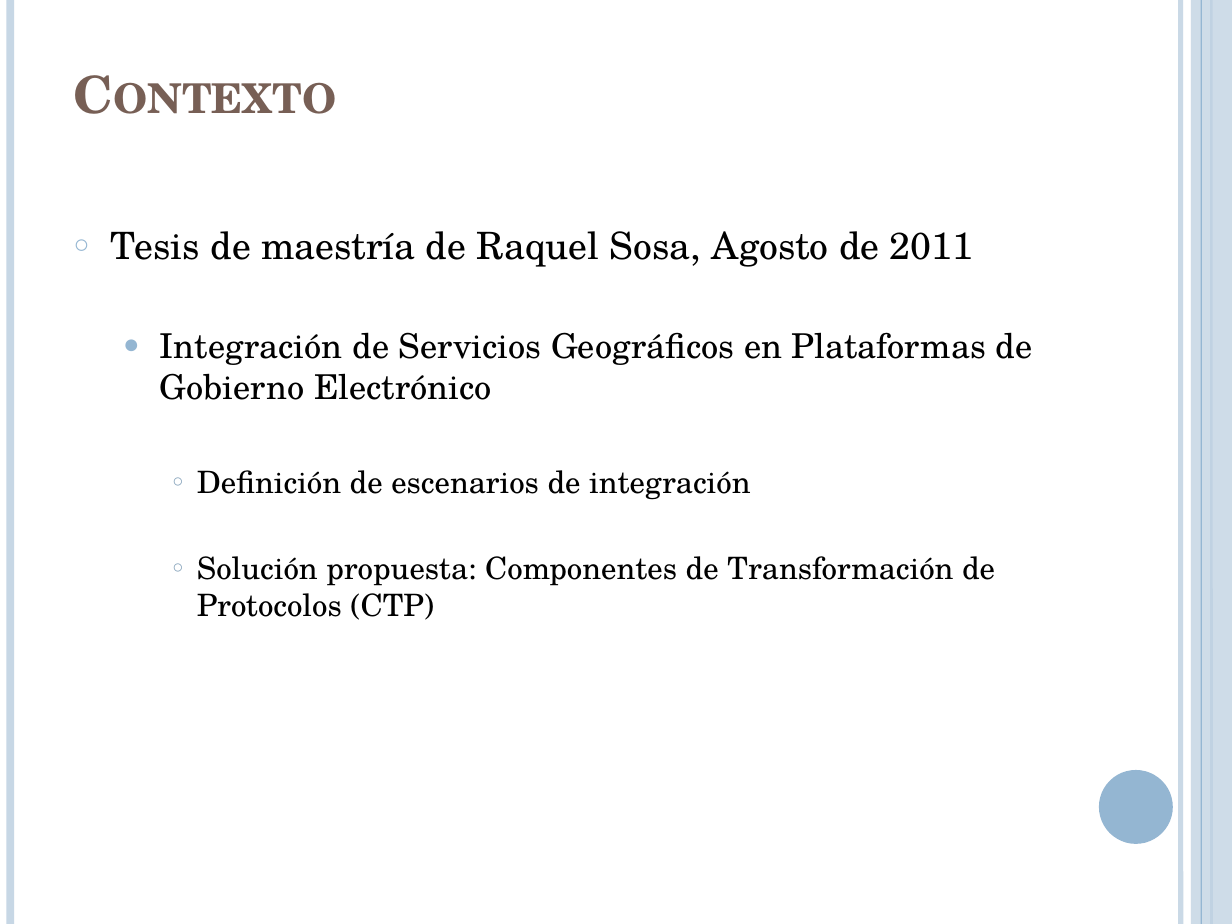
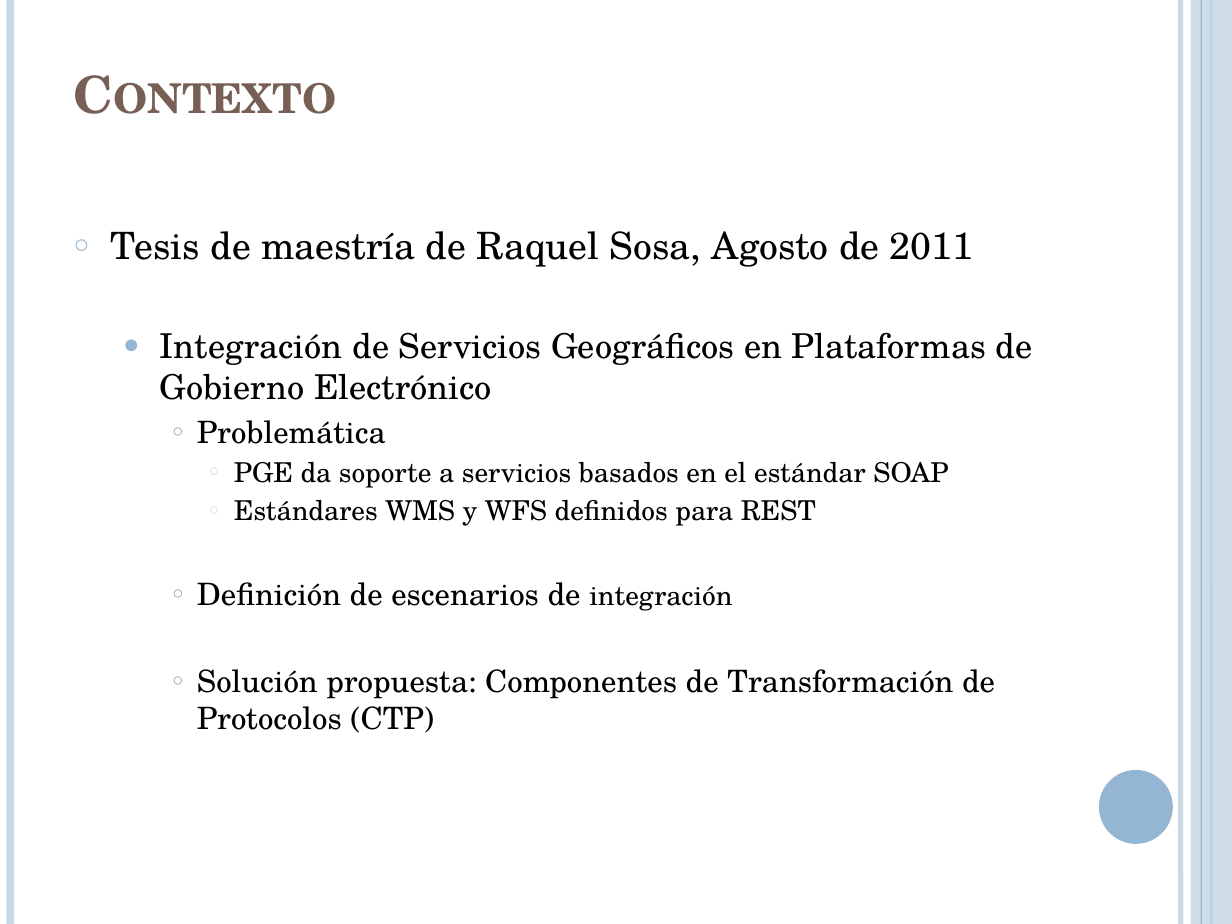
Before and after one commit to lcpaso1/integracion-gis-pge, a slide deck: slide 7 of Presentacion.pptx. Drawn at 1232x924 pixels with LibreOffice and Linux fonts; fonts in the diff are those of the drawing. Boxes give left, top, right and bottom in pixels: in the first picture for what was removed or moved away, otherwise in the second. Text is boxed around its words. In the diff, an @@ line names an element or a change of style, - is before the commit and + after.

Commit message:
un cambio más

```diff
--- a/Presentacion.pptx
+++ b/Presentacion.pptx
@@ text at <box>197,420,948,526</box>: paragraphs added @@
+    ○ Problemática
+      ○ PGE da soporte a servicios basados en el estándar SOAP
+      ○ Estándares WMS y WFS definidos para REST
@@ text at <box>197,582,732,611</box>: size 18 to 16 pt in "integración" @@
```
